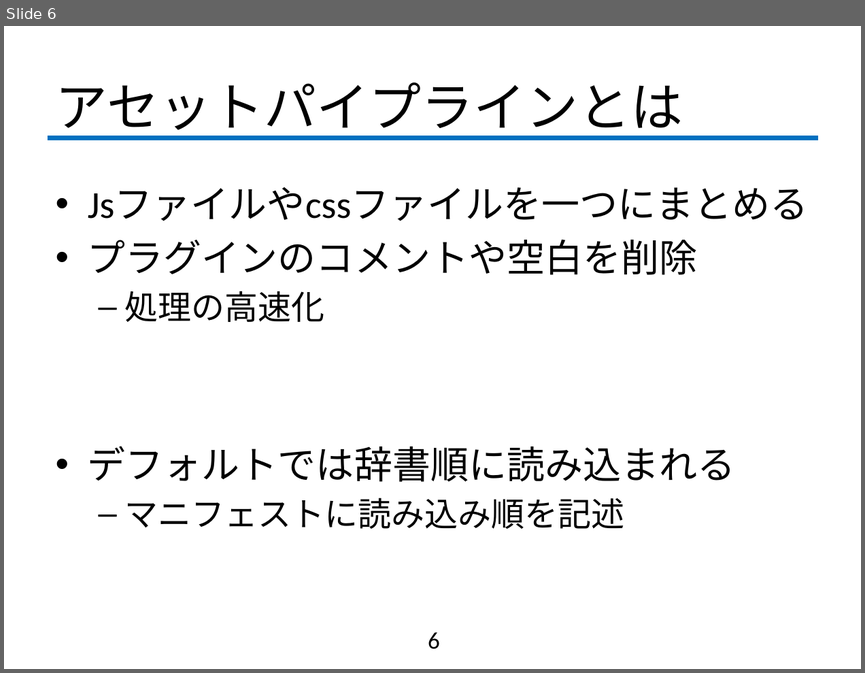
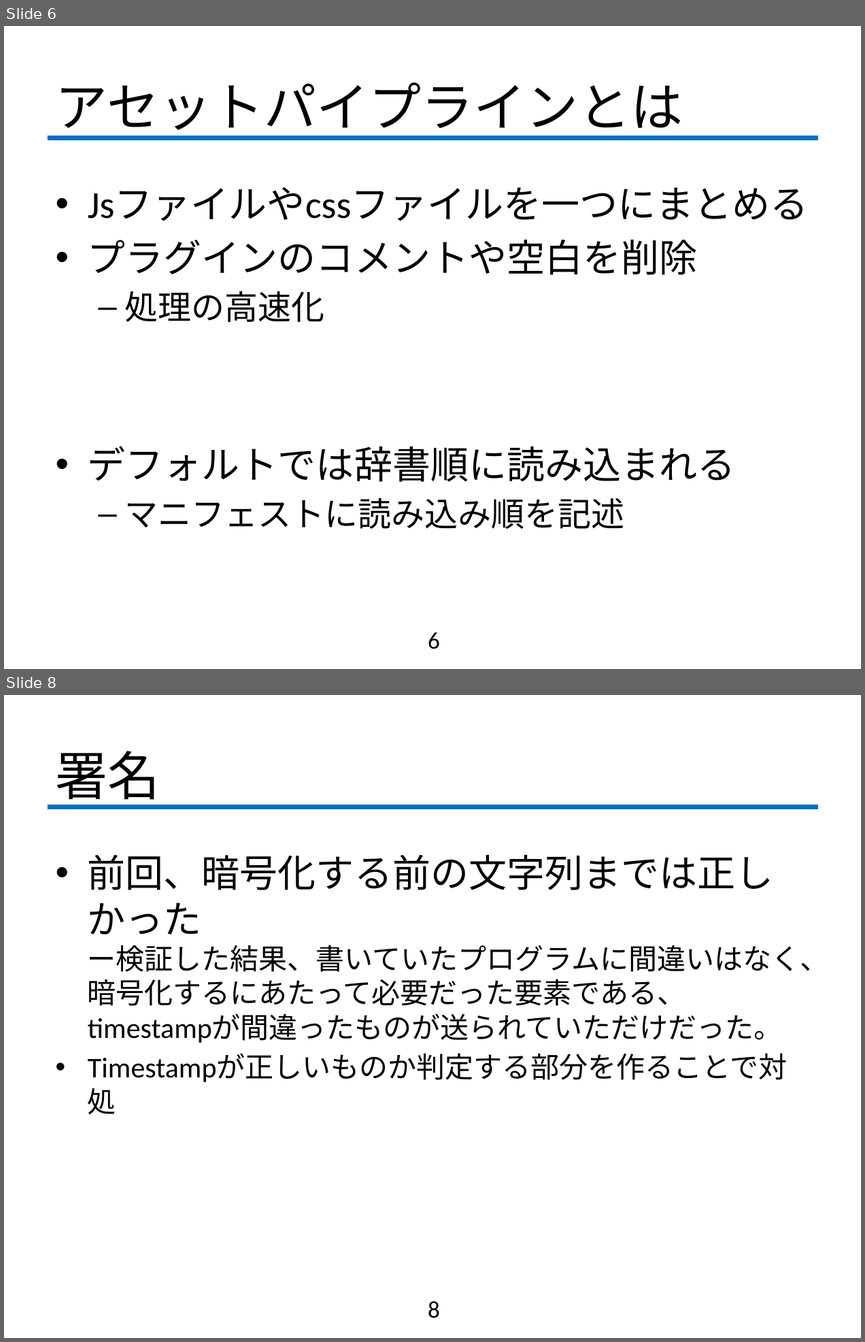
Before and after one commit to fujiLabo/fuji_simu, a slide deck: 1021進捗.pptx. Shown one above the other, each under a label of ours: slide 6 before the commit, slides 6 and 8 after it; the slides between them are not shown. The pictures are 865x673 and 865x1342 pixels, drawn with LibreOffice and Linux fonts; fonts in the diff are those of the drawing; background and template pictures are left out. Boxes give left, top, right and bottom in pixels: in the first picture for what was removed or moved away, otherwise in the second. Text is boxed around its words. In the diff, an @@ line names an element or a change of style, - is before the commit and + after.

```diff
--- a/1021進捗.pptx
+++ b/1021進捗.pptx
@@ slide 8 added at [4,695,861,1338], background #FFFFFF; not listed: 1 template element that a slide beside it also shows @@
@@ title added at [56,751,160,808], 44 pt, text #000000 @@
+署名
@@ text added at [88,855,829,1042], 24 pt, text #000000 @@
+• 前回、暗号化する前の文字列までは正しかった
+  ー検証した結果、書いていたプログラムに間違いはなく、暗号化するにあたって必要だった要素である、timestampが間違ったものが送られていただけだった。
+• Timestampが正しいものか判定する部分を作ることで対処
@@ page number added at [428,1301,440,1318], 20 pt, text #000000 @@
+8
```
Also in this commit, not shown: 1 slide changed, 3 other slides added.
